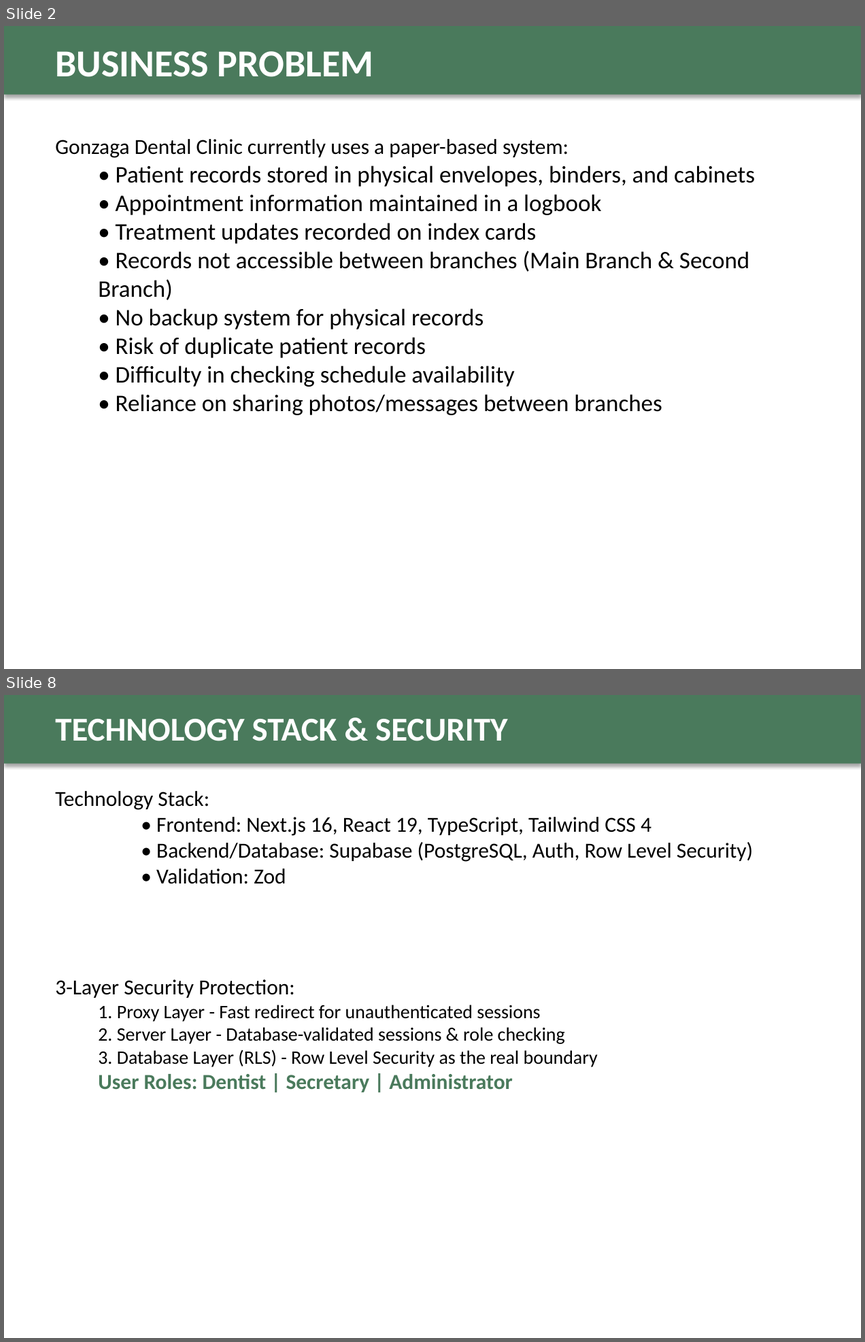
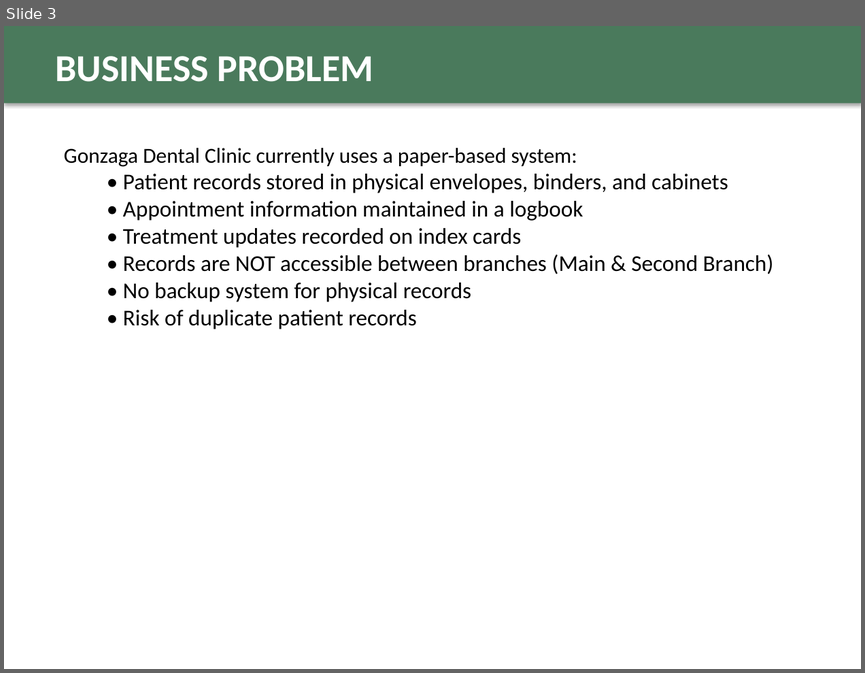
Before and after one commit to fritzmichael1-2/gonzaga-dental-clinic-system, a slide deck: GDCMAS_Final_Defense_Presentation.pptx. Shown one above the other, each under a label of ours: slides 2 and 8 before the commit, slide 3 after it; the slides between them are not shown. The pictures are 865x1342 and 865x673 pixels, drawn with LibreOffice and Linux fonts; fonts in the diff are those of the drawing. Boxes give left, top, right and bottom in pixels: in the first picture for what was removed or moved away, otherwise in the second. Text is boxed around its words. In the diff, an @@ line names an element or a change of style, - is before the commit and + after.

Commit message:
Update defense presentation with improved content and design

```diff
--- a/GDCMAS_Final_Defense_Presentation.pptx
+++ b/GDCMAS_Final_Defense_Presentation.pptx
@@ slide 8 removed at (x1=4, y1=695, x2=861, y2=1338), background #FFFFFF @@
@@ rectangle removed at (x1=4, y1=695, x2=861, y2=764) @@
@@ text removed at (x1=55, y1=719, x2=507, y2=741) @@
-TECHNOLOGY STACK & SECURITY
@@ text removed at (x1=55, y1=791, x2=753, y2=884) @@
-Technology Stack:
-    • Frontend: Next.js 16, React 19, TypeScript, Tailwind CSS 4
-    • Backend/Database: Supabase (PostgreSQL, Auth, Row Level Security)
-    • Validation: Zod
@@ text removed at (x1=55, y1=979, x2=598, y2=1092) @@
-3-Layer Security Protection:
-  1. Proxy Layer - Fast redirect for unauthenticated sessions
-  2. Server Layer - Database-validated sessions & role checking
-  3. Database Layer (RLS) - Row Level Security as the real boundary
-  User Roles: Dentist | Secretary | Administrator
@@ what was slide 2 is now slide 3 @@
@@ slide 3 changed as well @@
@@ rectangle resized from (x1=4, y1=26, x2=861, y2=95) to (x1=4, y1=26, x2=861, y2=103) @@
@@ text "BUSINESS PROBLEM" moved from (x1=55, y1=51, x2=374, y2=77) to (x1=55, y1=56, x2=374, y2=82) @@
@@ text "Gonzaga Dental Clinic currently uses ..." moved from (x1=55, y1=139, x2=755, y2=415) to (x1=64, y1=148, x2=774, y2=329) @@
@@ text at (x1=123, y1=174, x2=728, y2=329): size 20 to 19 pt in "• Patient records stored in physical envelopes, ...", "• Appointment information maintained in a logbook", "• Treatment updates recorded on index cards", "• No backup system for physical records" and 1 more places @@
@@ text at (x1=123, y1=254, x2=774, y2=274): text changed; size 20 to 19 pt @@
-  • Records not accessible between branches (Main Branch & Second Branch)
+  • Records are NOT accessible between branches (Main & Second Branch)
@@ text at (x1=116, y1=365, x2=662, y2=415): paragraphs removed @@
-  • Difficulty in checking schedule availability
-  • Reliance on sharing photos/messages between branches
```
Also in this commit, not shown: 5 other slides changed, 4 slides added, 3 other slides removed.
